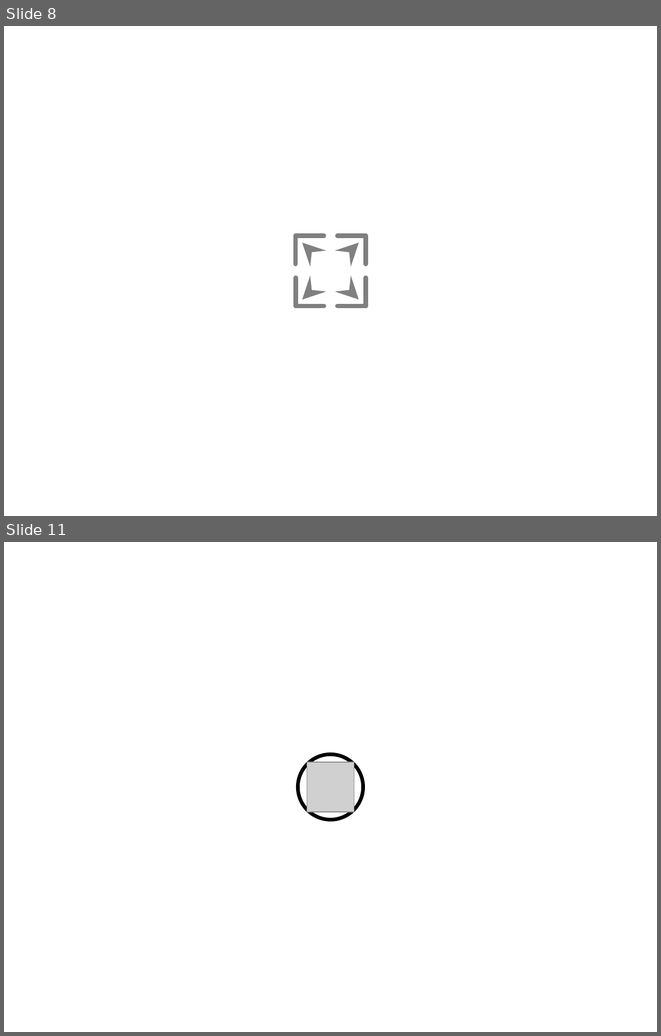
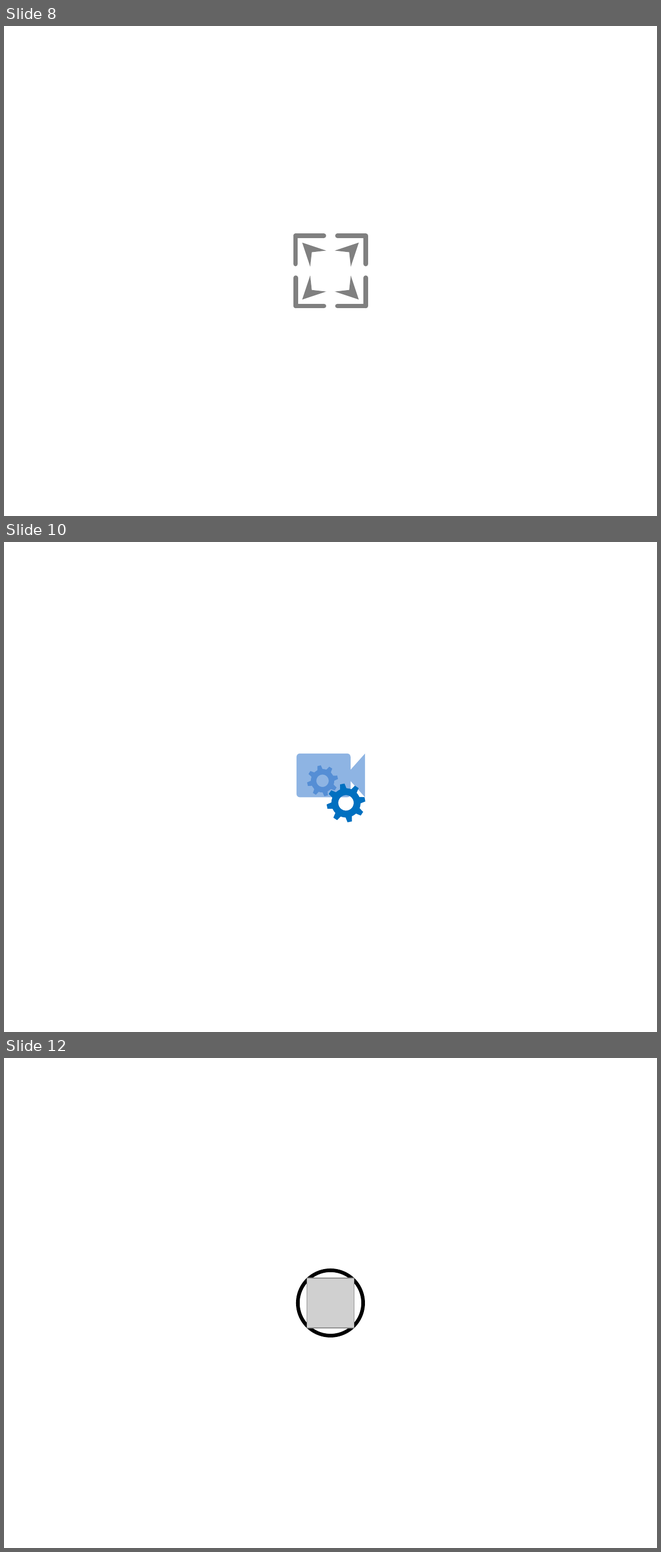
Before and after one commit to YinshengGuo/WinduVision, a slide deck: icons/icons.pptx. Shown one above the other, each under a label of ours: slides 8 and 11 before the commit, slides 8, 10 and 12 after it; the slides between them are not shown. The pictures are 661x1036 and 661x1552 pixels, drawn with LibreOffice and Linux fonts; fonts in the diff are those of the drawing; grey boxes stand for pictures. Boxes give left, top, right and bottom in pixels: in the first picture for what was removed or moved away, otherwise in the second. Text is boxed around its words. In the diff, an @@ line names an element or a change of style, - is before the commit and + after.

```diff
--- a/icons/icons.pptx
+++ b/icons/icons.pptx
@@ slide 10 added at bbox=[4, 542, 657, 1032], background #FFFFFF @@
@@ rounded rectangle added at bbox=[297, 753, 351, 797], fill #8EB4E3 @@
@@ trapezoid added at bbox=[350, 753, 365, 797], fill #8EB4E3 @@
@@ group added at bbox=[307, 765, 338, 796]: 8 flow chart manual operations, 1 donut @@
@@ group added at bbox=[327, 783, 365, 822]: 8 flow chart manual operations, 1 donut @@
@@ what was slide 11 is now slide 12 @@
```
Also in this commit, not shown: 2 slides changed, 3 other slides added, 3 slides removed, 24 other files.
